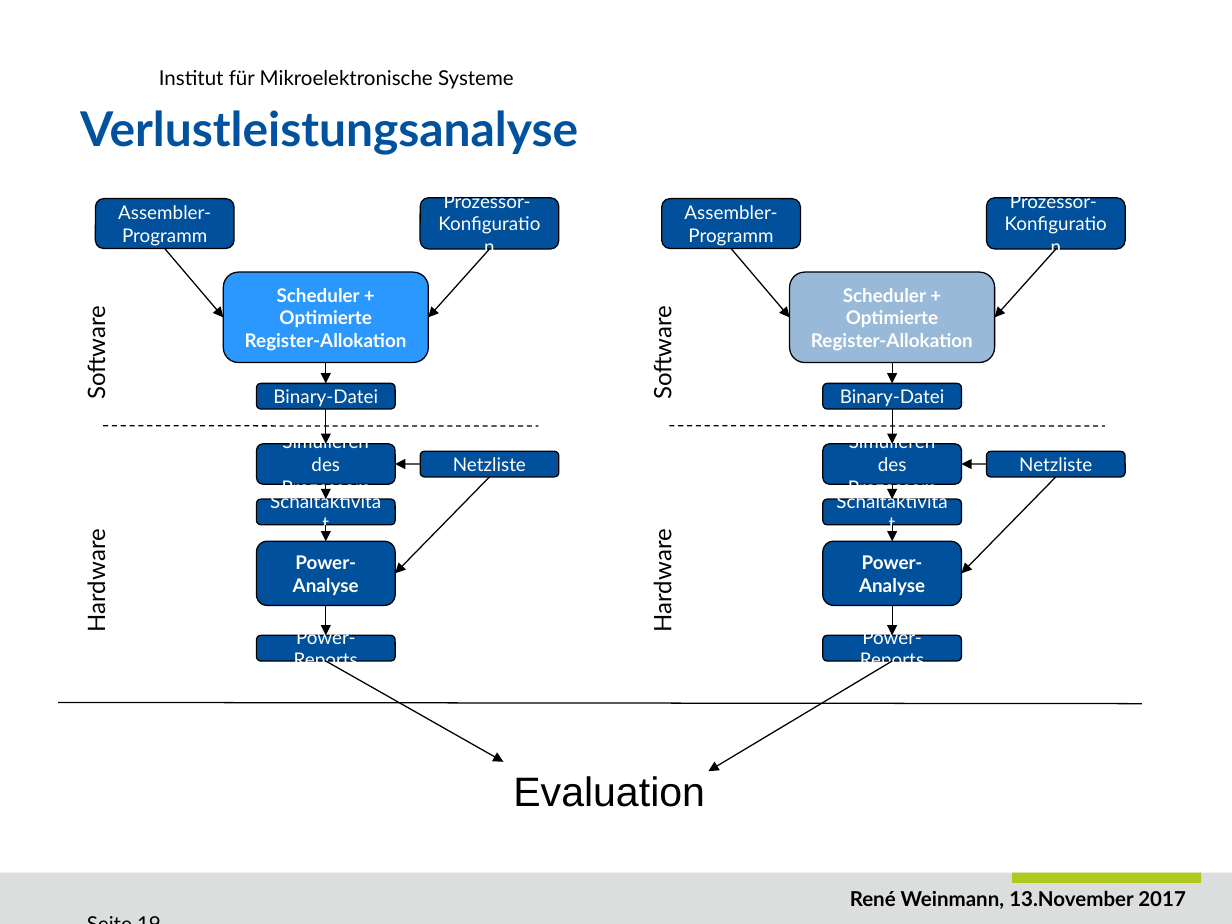
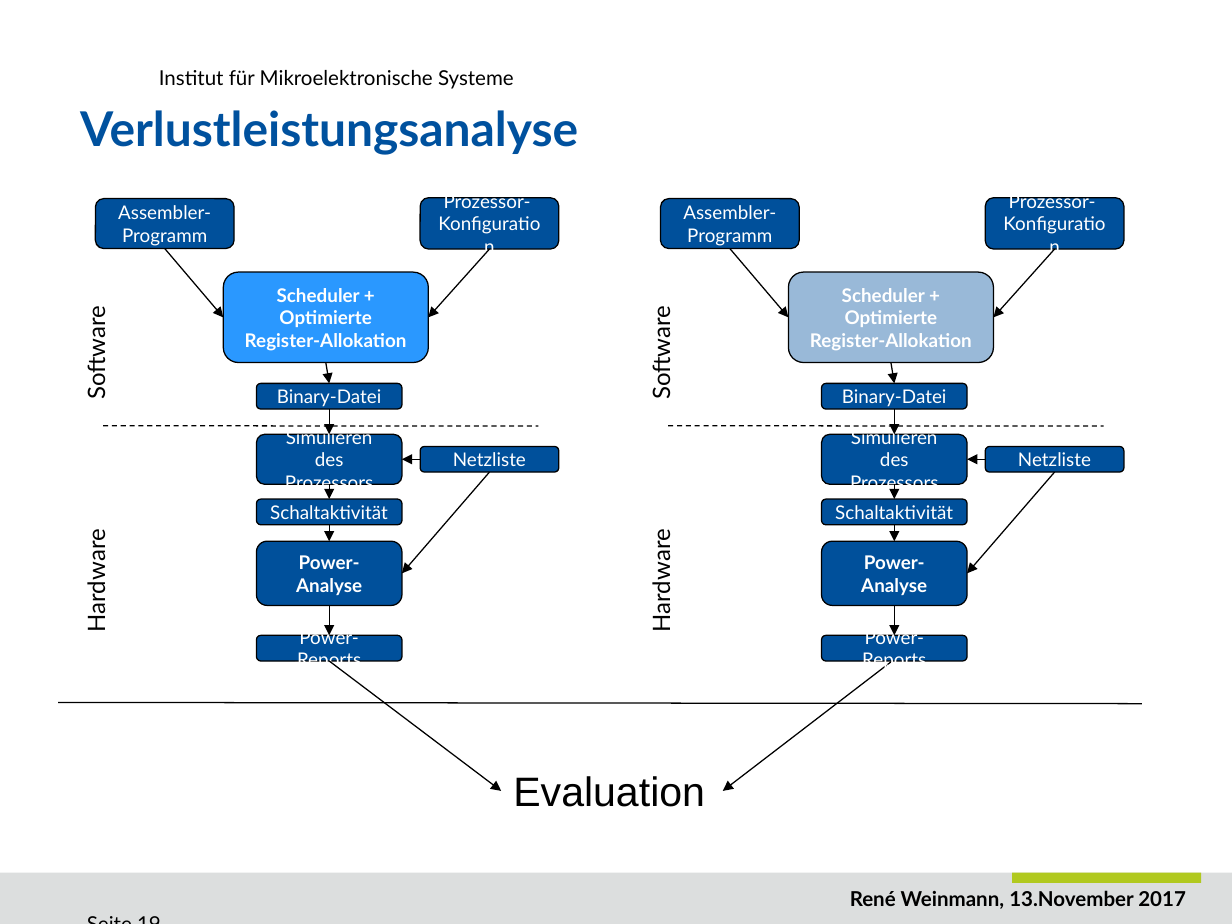
Before and after one commit to ReneWeinmann/Masterarbeit, a slide deck: slide 19 of Presentation_Rene_Weinmann.pptx. Drawn at 1232x924 pixels with LibreOffice and Linux fonts; fonts in the diff are those of the drawing; background and template pictures are left out. Boxes give left, top, right and bottom in pixels: in the first picture for what was removed or moved away, otherwise in the second. Text is boxed around its words. In the diff, an @@ line names an element or a change of style, - is before the commit and + after.

```diff
--- a/Presentation_Rene_Weinmann.pptx
+++ b/Presentation_Rene_Weinmann.pptx
@@ rounded rectangle "Binary-Datei" resized from (x1=256, y1=383, x2=395, y2=409) to (x1=256, y1=383, x2=402, y2=409) @@
@@ arrow moved from (325, 362) - (325, 383) to (325, 362) - (329, 383) @@
@@ rounded rectangle "Binary-Datei" resized from (x1=823, y1=383, x2=962, y2=409) to (x1=822, y1=383, x2=967, y2=409) @@
@@ arrow moved from (325, 409) - (325, 444) to (329, 409) - (329, 435) @@
@@ arrow moved from (892, 409) - (892, 444) to (894, 409) - (894, 435) @@
@@ rounded rectangle "Simulieren des Prozessors" resized from (x1=256, y1=444, x2=395, y2=484) to (x1=256, y1=435, x2=402, y2=485) @@
@@ rounded rectangle "Netzliste" moved from (x1=420, y1=451, x2=559, y2=477) to (x1=420, y1=446, x2=559, y2=472) @@
@@ rounded rectangle "Simulieren des Prozessors" resized from (x1=823, y1=444, x2=962, y2=484) to (x1=822, y1=435, x2=967, y2=485) @@
@@ rounded rectangle "Netzliste" moved from (x1=987, y1=451, x2=1126, y2=477) to (x1=986, y1=446, x2=1125, y2=472) @@
@@ arrow moved from (489, 477) - (395, 573) to (489, 472) - (402, 573) @@
@@ arrow moved from (420, 464) - (395, 464) to (420, 460) - (402, 460) @@
@@ arrow moved from (1056, 477) - (961, 573) to (1055, 472) - (967, 573) @@
@@ arrow moved from (987, 464) - (961, 464) to (986, 460) - (967, 460) @@
@@ rounded rectangle "Schaltaktivität" resized from (x1=256, y1=499, x2=395, y2=525) to (x1=256, y1=499, x2=402, y2=525) @@
@@ rounded rectangle "Schaltaktivität" resized from (x1=823, y1=499, x2=962, y2=525) to (x1=822, y1=499, x2=967, y2=525) @@
@@ 3 arrows moved together from (x1=325, y1=484, x2=325, y2=636) to (x1=329, y1=484, x2=329, y2=636) @@
@@ rounded rectangle "Power-Analyse" resized from (x1=256, y1=541, x2=395, y2=605) to (x1=256, y1=541, x2=402, y2=605) @@
@@ rounded rectangle "Power-Analyse" resized from (x1=823, y1=541, x2=962, y2=605) to (x1=822, y1=541, x2=967, y2=605) @@
@@ rounded rectangle "Power-Reports" resized from (x1=256, y1=636, x2=395, y2=662) to (x1=256, y1=636, x2=402, y2=662) @@
@@ rounded rectangle "Power-Reports" resized from (x1=823, y1=636, x2=962, y2=662) to (x1=822, y1=636, x2=967, y2=662) @@
@@ arrow moved from (325, 662) - (504, 761) to (329, 662) - (501, 791) @@
@@ arrow moved from (892, 662) - (708, 771) to (892, 662) - (723, 791) @@
```
Also in this commit, not shown: 9 other slides changed, 6 other files.
